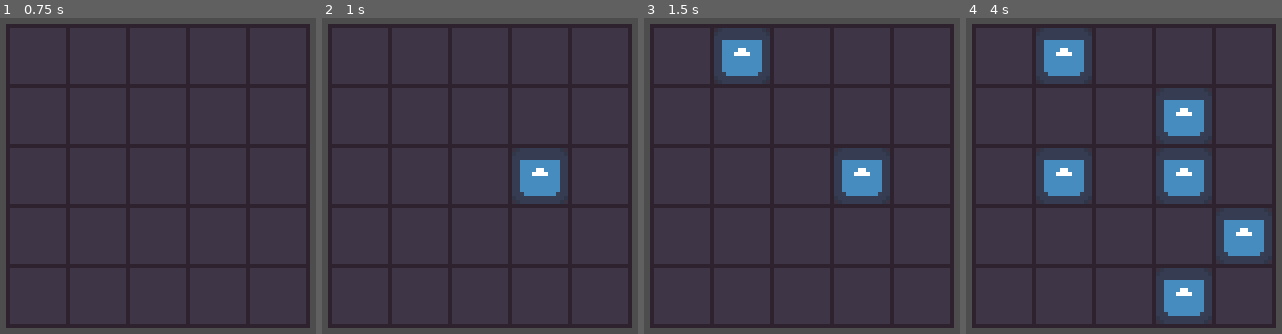
Above: before the commit, frames 1-4 (left to right).
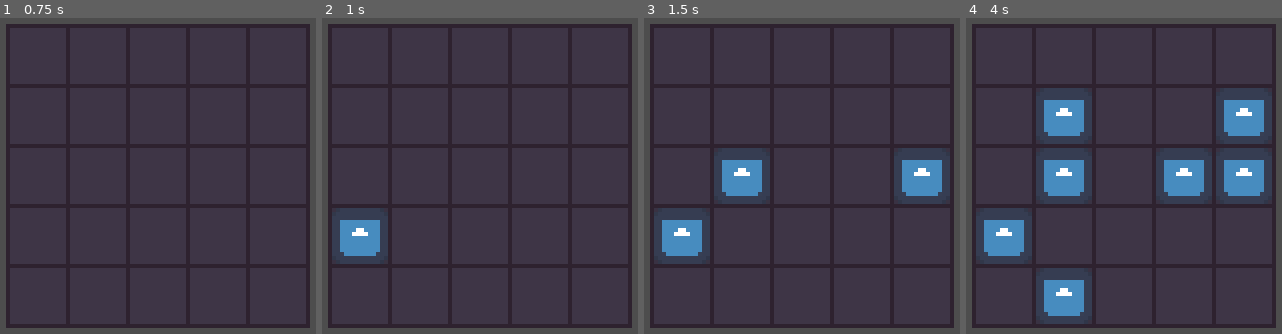
Above: after the commit, the same moments.

Repository: Takeil/swipe-game
Game: Godot game, scene res://scenes/main.tscn
Two runs of this game, one before a commit and one after it. Both use one fixed random seed, a clock stepped at 60 frames per second and the inputs below. The engine's default icon, where the game draws it, is replaced by a stand-in: a white triangle on a blue panel in a dark square.
Inputs (mouse positions are in pixels of both pictures, inside the frame that each line leads up to):
- Up to frame 1 (0.75 s): tap Enter at 0.5 s; move the mouse to (237, 157) at 0.52 s; press the mouse at (237, 157) at 0.53 s; hold Right (right) from 0.53 s (still down)
- Up to frame 2 (1 s): keep holding Right (right); tap Space (space) at 0.8 s
- Up to frame 3 (1.5 s): tap Space (space) at 1.25, 1.35 s; move the mouse to (729, 194) at 1.27 s; release Right (right) at 1.28 s; release the mouse at (729, 194) at 1.28 s; hold Down (down) from 1.28 s (still down)
- Up to frame 4 (4 s): click (1051, 194) at 1.55 s; tap Enter at 2, 3.5 s; move the mouse to (1158, 97) at 2.02 s; release Down (down) at 2.03 s; press the mouse at (1158, 97) at 2.03 s; hold Right (right) 2.03-2.78 s; tap Space (space) at 2.3, 2.75, 2.85, 3.8 s; move the mouse to (1105, 248) at 2.77 s; release the mouse at (1105, 248) at 2.78 s; hold Up (up) 2.78-3.53 s; click (1105, 248) at 3.05 s; move the mouse to (1231, 229) at 3.52 s; press the mouse at (1231, 229) at 3.53 s; hold Left (left) from 3.53 s (still down)

Frame 1 is identical in both runs. In frame 2, 2.8% of the frame differs, in the area x 5-76%, y 44-76%; in frame 3, 7.1%; in frame 4, 13%, in the area x 5-95%, y 6-95%.

Commit message:
Fix cell overlapping on spawn

Diff:
--- /dev/null
+++ b/scenes/cell.tscn
@@ -0,0 +1,8 @@
+[gd_scene load_steps=2 format=3 uid="uid://dfel4m5xl4h5y"]
+
+[ext_resource type="Texture2D" uid="uid://c1yj5kqttsmts" path="res://assets/images/Tile.png" id="1_dlq3h"]
+
+[node name="Cell" type="Node2D"]
+
+[node name="Tile" type="Sprite2D" parent="."]
+texture = ExtResource("1_dlq3h")
--- a/scenes/main.tscn
+++ b/scenes/main.tscn
@@ -1,168 +1,92 @@
 [gd_scene load_steps=4 format=3 uid="uid://cl7ex0ni1wl18"]
 
 [ext_resource type="Script" path="res://scripts/game_controller.gd" id="1_4nby3"]
-[ext_resource type="Texture2D" uid="uid://c1yj5kqttsmts" path="res://assets/images/Tile.png" id="2_5jtf3"]
+[ext_resource type="PackedScene" uid="uid://dfel4m5xl4h5y" path="res://scenes/cell.tscn" id="3_fgufg"]
 [ext_resource type="PackedScene" uid="uid://beb6kgvph1drn" path="res://scenes/item.tscn" id="4_oka2a"]
 
 [node name="Main" type="Node2D"]
 
 [node name="Camera2D" type="Camera2D" parent="."]
 
-[node name="Game" type="Node2D" parent="." node_paths=PackedStringArray("tiles", "item_parent")]
+[node name="Game" type="Node2D" parent="." node_paths=PackedStringArray("tiles")]
 script = ExtResource("1_4nby3")
 tiles = NodePath("../Tiles")
-item_parent = NodePath("../Items")
 item_prefab = ExtResource("4_oka2a")
 
 [node name="Tiles" type="Node2D" parent="."]
 
-[node name="Node2D" type="Node2D" parent="Tiles"]
+[node name="Cell" parent="Tiles" instance=ExtResource("3_fgufg")]
 position = Vector2(-30, -30)
 
-[node name="Tile" type="Sprite2D" parent="Tiles/Node2D"]
-texture = ExtResource("2_5jtf3")
-
-[node name="Node2D2" type="Node2D" parent="Tiles"]
+[node name="Cell2" parent="Tiles" instance=ExtResource("3_fgufg")]
 position = Vector2(-15, -30)
 
-[node name="Tile" type="Sprite2D" parent="Tiles/Node2D2"]
-texture = ExtResource("2_5jtf3")
-
-[node name="Node2D3" type="Node2D" parent="Tiles"]
+[node name="Cell3" parent="Tiles" instance=ExtResource("3_fgufg")]
 position = Vector2(0, -30)
 
-[node name="Tile" type="Sprite2D" parent="Tiles/Node2D3"]
-texture = ExtResource("2_5jtf3")
-
-[node name="Node2D4" type="Node2D" parent="Tiles"]
+[node name="Cell4" parent="Tiles" instance=ExtResource("3_fgufg")]
 position = Vector2(15, -30)
 
-[node name="Tile" type="Sprite2D" parent="Tiles/Node2D4"]
-texture = ExtResource("2_5jtf3")
-
-[node name="Node2D5" type="Node2D" parent="Tiles"]
+[node name="Cell5" parent="Tiles" instance=ExtResource("3_fgufg")]
 position = Vector2(30, -30)
 
-[node name="Tile" type="Sprite2D" parent="Tiles/Node2D5"]
-texture = ExtResource("2_5jtf3")
-
-[node name="Node2D6" type="Node2D" parent="Tiles"]
+[node name="Cell6" parent="Tiles" instance=ExtResource("3_fgufg")]
 position = Vector2(-30, -15)
 
-[node name="Tile" type="Sprite2D" parent="Tiles/Node2D6"]
-texture = ExtResource("2_5jtf3")
-
-[node name="Node2D7" type="Node2D" parent="Tiles"]
+[node name="Cell7" parent="Tiles" instance=ExtResource("3_fgufg")]
 position = Vector2(-15, -15)
 
-[node name="Tile" type="Sprite2D" parent="Tiles/Node2D7"]
-texture = ExtResource("2_5jtf3")
-
-[node name="Node2D8" type="Node2D" parent="Tiles"]
+[node name="Cell8" parent="Tiles" instance=ExtResource("3_fgufg")]
 position = Vector2(0, -15)
 
-[node name="Tile" type="Sprite2D" parent="Tiles/Node2D8"]
-texture = ExtResource("2_5jtf3")
-
-[node name="Node2D9" type="Node2D" parent="Tiles"]
+[node name="Cell9" parent="Tiles" instance=ExtResource("3_fgufg")]
 position = Vector2(15, -15)
 
-[node name="Tile" type="Sprite2D" parent="Tiles/Node2D9"]
-texture = ExtResource("2_5jtf3")
-
-[node name="Node2D10" type="Node2D" parent="Tiles"]
+[node name="Cell10" parent="Tiles" instance=ExtResource("3_fgufg")]
 position = Vector2(30, -15)
 
-[node name="Tile" type="Sprite2D" parent="Tiles/Node2D10"]
-texture = ExtResource("2_5jtf3")
-
-[node name="Node2D11" type="Node2D" parent="Tiles"]
+[node name="Cell11" parent="Tiles" instance=ExtResource("3_fgufg")]
 position = Vector2(-30, 0)
 
-[node name="Tile" type="Sprite2D" parent="Tiles/Node2D11"]
-texture = ExtResource("2_5jtf3")
-
-[node name="Node2D12" type="Node2D" parent="Tiles"]
+[node name="Cell12" parent="Tiles" instance=ExtResource("3_fgufg")]
 position = Vector2(-15, 0)
 
-[node name="Tile" type="Sprite2D" parent="Tiles/Node2D12"]
-texture = ExtResource("2_5jtf3")
+[node name="Cell13" parent="Tiles" instance=ExtResource("3_fgufg")]
 
-[node name="Node2D13" type="Node2D" parent="Tiles"]
-
-[node name="Tile" type="Sprite2D" parent="Tiles/Node2D13"]
-texture = ExtResource("2_5jtf3")
-
-[node name="Node2D14" type="Node2D" parent="Tiles"]
+[node name="Cell14" parent="Tiles" instance=ExtResource("3_fgufg")]
 position = Vector2(15, 0)
 
-[node name="Tile" type="Sprite2D" parent="Tiles/Node2D14"]
-texture = ExtResource("2_5jtf3")
-
-[node name="Node2D15" type="Node2D" parent="Tiles"]
+[node name="Cell15" parent="Tiles" instance=ExtResource("3_fgufg")]
 position = Vector2(30, 0)
 
-[node name="Tile" type="Sprite2D" parent="Tiles/Node2D15"]
-texture = ExtResource("2_5jtf3")
-
-[node name="Node2D16" type="Node2D" parent="Tiles"]
+[node name="Cell16" parent="Tiles" instance=ExtResource("3_fgufg")]
 position = Vector2(-30, 15)
 
-[node name="Tile" type="Sprite2D" parent="Tiles/Node2D16"]
-texture = ExtResource("2_5jtf3")
-
-[node name="Node2D17" type="Node2D" parent="Tiles"]
+[node name="Cell17" parent="Tiles" instance=ExtResource("3_fgufg")]
 position = Vector2(-15, 15)
 
-[node name="Tile" type="Sprite2D" parent="Tiles/Node2D17"]
-texture = ExtResource("2_5jtf3")
-
-[node name="Node2D18" type="Node2D" parent="Tiles"]
+[node name="Cell18" parent="Tiles" instance=ExtResource("3_fgufg")]
 position = Vector2(0, 15)
 
-[node name="Tile" type="Sprite2D" parent="Tiles/Node2D18"]
-texture = ExtResource("2_5jtf3")
-
-[node name="Node2D19" type="Node2D" parent="Tiles"]
+[node name="Cell19" parent="Tiles" instance=ExtResource("3_fgufg")]
 position = Vector2(15, 15)
 
-[node name="Tile" type="Sprite2D" parent="Tiles/Node2D19"]
-texture = ExtResource("2_5jtf3")
-
-[node name="Node2D20" type="Node2D" parent="Tiles"]
+[node name="Cell20" parent="Tiles" instance=ExtResource("3_fgufg")]
 position = Vector2(30, 15)
 
-[node name="Tile" type="Sprite2D" parent="Tiles/Node2D20"]
-texture = ExtResource("2_5jtf3")
-
-[node name="Node2D21" type="Node2D" parent="Tiles"]
+[node name="Cell21" parent="Tiles" instance=ExtResource("3_fgufg")]
 position = Vector2(-30, 30)
 
-[node name="Tile" type="Sprite2D" parent="Tiles/Node2D21"]
-texture = ExtResource("2_5jtf3")
-
-[node name="Node2D22" type="Node2D" parent="Tiles"]
+[node name="Cell22" parent="Tiles" instance=ExtResource("3_fgufg")]
 position = Vector2(-15, 30)
 
-[node name="Tile" type="Sprite2D" parent="Tiles/Node2D22"]
-texture = ExtResource("2_5jtf3")
-
-[node name="Node2D23" type="Node2D" parent="Tiles"]
+[node name="Cell23" parent="Tiles" instance=ExtResource("3_fgufg")]
 position = Vector2(0, 30)
 
-[node name="Tile" type="Sprite2D" parent="Tiles/Node2D23"]
-texture = ExtResource("2_5jtf3")
-
-[node name="Node2D24" type="Node2D" parent="Tiles"]
+[node name="Cell24" parent="Tiles" instance=ExtResource("3_fgufg")]
 position = Vector2(15, 30)
 
-[node name="Tile" type="Sprite2D" parent="Tiles/Node2D24"]
-texture = ExtResource("2_5jtf3")
-
-[node name="Node2D25" type="Node2D" parent="Tiles"]
+[node name="Cell25" parent="Tiles" instance=ExtResource("3_fgufg")]
 position = Vector2(30, 30)
 
-[node name="Tile" type="Sprite2D" parent="Tiles/Node2D25"]
-texture = ExtResource("2_5jtf3")
-
 [node name="Items" type="Node2D" parent="."]
--- a/scripts/game_controller.gd
+++ b/scripts/game_controller.gd
@@ -1,7 +1,6 @@
 extends Node
 
 @export var tiles : Node2D
-@export var item_parent : Node2D
 @export var item_prefab : PackedScene
 var cells : Array[Node2D]
 var rng = RandomNumberGenerator.new()
@@ -9,6 +8,7 @@
 func _ready() -> void:
 	for child in tiles.get_children():
 		cells.append(child)
+		print(cells[0].get_child_count())
 	rng.seed = hash(Time.get_datetime_string_from_system())
 
 func _process(_delta: float) -> void:
@@ -17,7 +17,12 @@
 
 func spawn_item() -> void:
 	rng.randi_range(0, 100)
-	var spawn = randi_range(0, cells.size())
+	var spawn = randi_range(0, cells.size() - 1)
+
+	if cells[spawn].get_child_count() != 1 :
+		spawn_item()
+		return
+
 	var instance = item_prefab.instantiate()
-	instance.position = cells[spawn].position
-	item_parent.add_child(instance)
+	#instance.position = cells[spawn].position
+	cells[spawn].add_child(instance)
